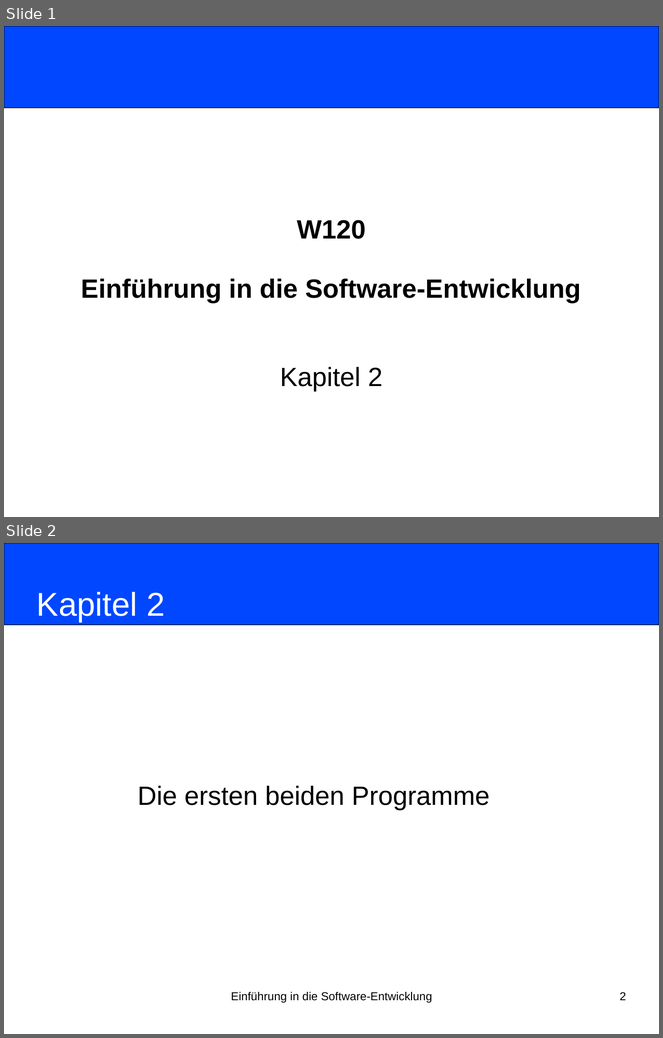
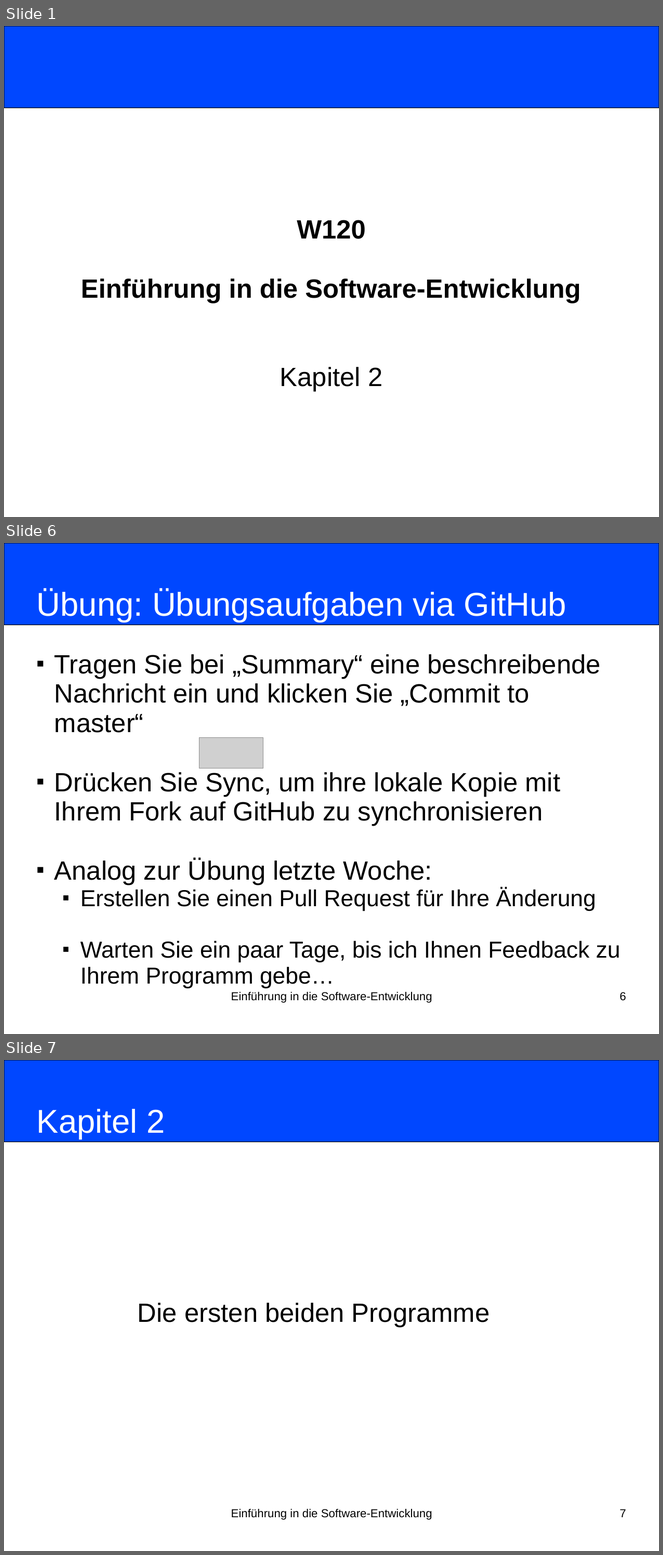
Before and after one commit to nordakademie-einfuehrung-java/vorlesungsskript, a slide deck: folien/Semester_03_Termin_02_Kapitel02.ppt. Shown one above the other, each under a label of ours: slides 1 and 2 before the commit, slides 1, 6 and 7 after it; the slides between them are not shown. The pictures are 663x1038 and 663x1555 pixels, drawn with LibreOffice and Linux fonts; fonts in the diff are those of the drawing; grey boxes stand for pictures. Boxes give left, top, right and bottom in pixels: in the first picture for what was removed or moved away, otherwise in the second. Text is boxed around its words. In the diff, an @@ line names an element or a change of style, - is before the commit and + after.

```diff
--- a/folien/Semester_03_Termin_02_Kapitel02.ppt
+++ b/folien/Semester_03_Termin_02_Kapitel02.ppt
@@ slide 6 added at <box>4,543,659,1034</box>, background #FFFFFF @@
@@ rounded rectangle added at <box>4,543,659,625</box>, fill #0047FF, outline #000000 0.74 pt @@
@@ title added at <box>37,590,567,622</box>, 40 pt, text #FFFFFF @@
+Übung: Übungsaufgaben via GitHub
@@ subtitle added at <box>54,654,621,984</box>, 32 pt, text #000000 @@
+■ Tragen Sie bei „Summary“ eine beschreibende Nachricht ein und klicken Sie „Commit to master“
+■ Drücken Sie Sync, um ihre lokale Kopie mit Ihrem Fork auf GitHub zu synchronisieren
+■ Analog zur Übung letzte Woche:
+  ■ Erstellen Sie einen Pull Request für Ihre Änderung
+  ■ Warten Sie ein paar Tage, bis ich Ihnen Feedback zu Ihrem Programm gebe…
@@ picture added at <box>199,738,263,769</box> @@
@@ text added at <box>231,992,432,1003</box>, 14 pt, text #000000 @@
+Einführung in die Software-Entwicklung
@@ page number added at <box>620,992,626,1001</box>, 14 pt, text #000000 @@
+6
@@ what was slide 2 is now slide 7 @@
@@ page number at <box>620,1509,626,1518</box>: text changed @@
-2
+7
```
Also in this commit, not shown: 4 other slides added, 4 other files.
